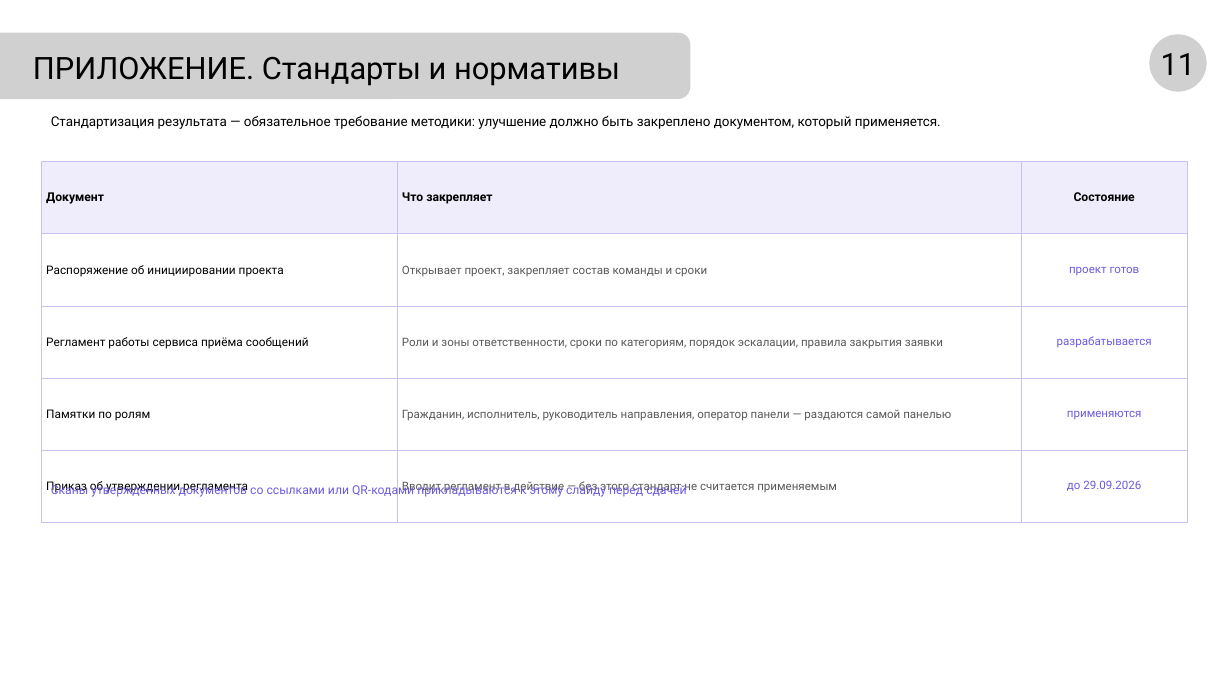
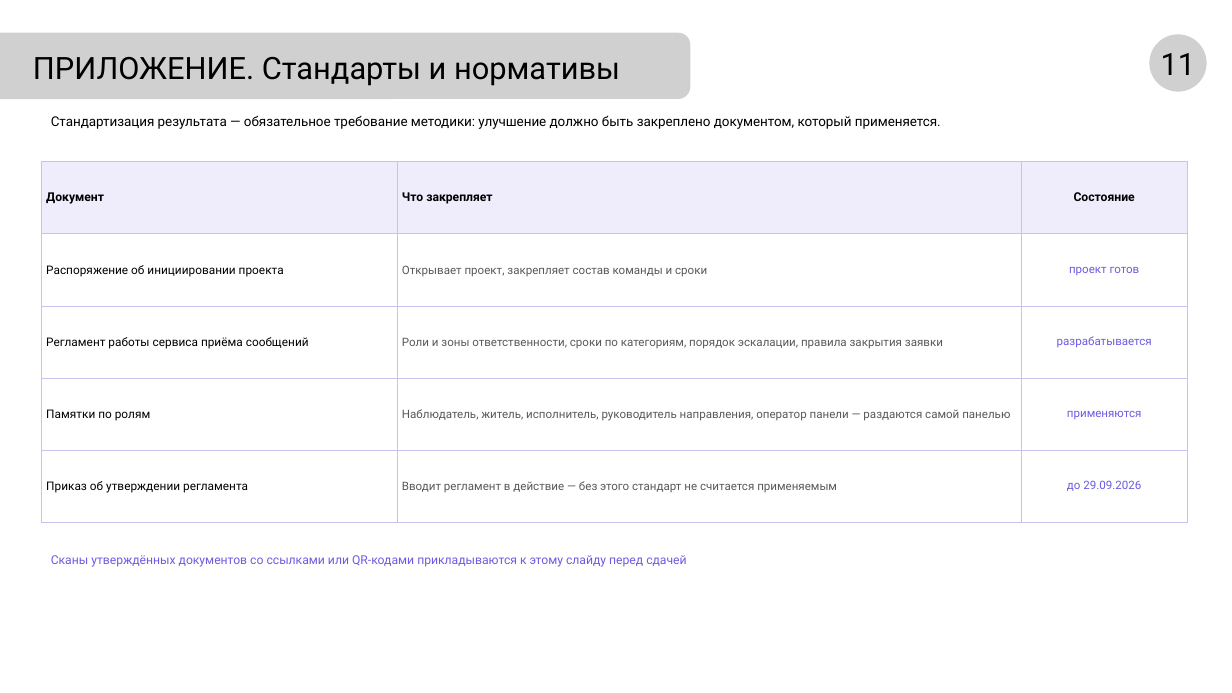
Before and after one commit to NiceGenn/Team-28-progress, a slide deck: slide 12 of файлы/prezentaciya-chernovik.pptx. Drawn at 1232x693 pixels with LibreOffice and Linux fonts; fonts in the diff are those of the drawing; grey boxes stand for pictures. Boxes give left, top, right and bottom in pixels: in the first picture for what was removed or moved away, otherwise in the second. Text is boxed around its words. In the diff, an @@ line names an element or a change of style, - is before the commit and + after.

```diff
--- a/файлы/prezentaciya-chernovik.pptx
+++ b/файлы/prezentaciya-chernovik.pptx
@@ table at <box>42,162,1188,522</box> @@
-row 4, column 2: Гражданин, исполнитель, руководитель направления, оператор панели — раздаются самой панелью
+row 4, column 2: Наблюдатель, житель, исполнитель, руководитель направления, оператор панели — раздаются самой панелью
@@ text "Сканы утверждённых документов со ссылками ..." rewrapped from <box>179,483,686,498</box> to <box>51,555,686,567</box> @@
```
Also in this commit, not shown: 11 other slides changed, 23 other files.
